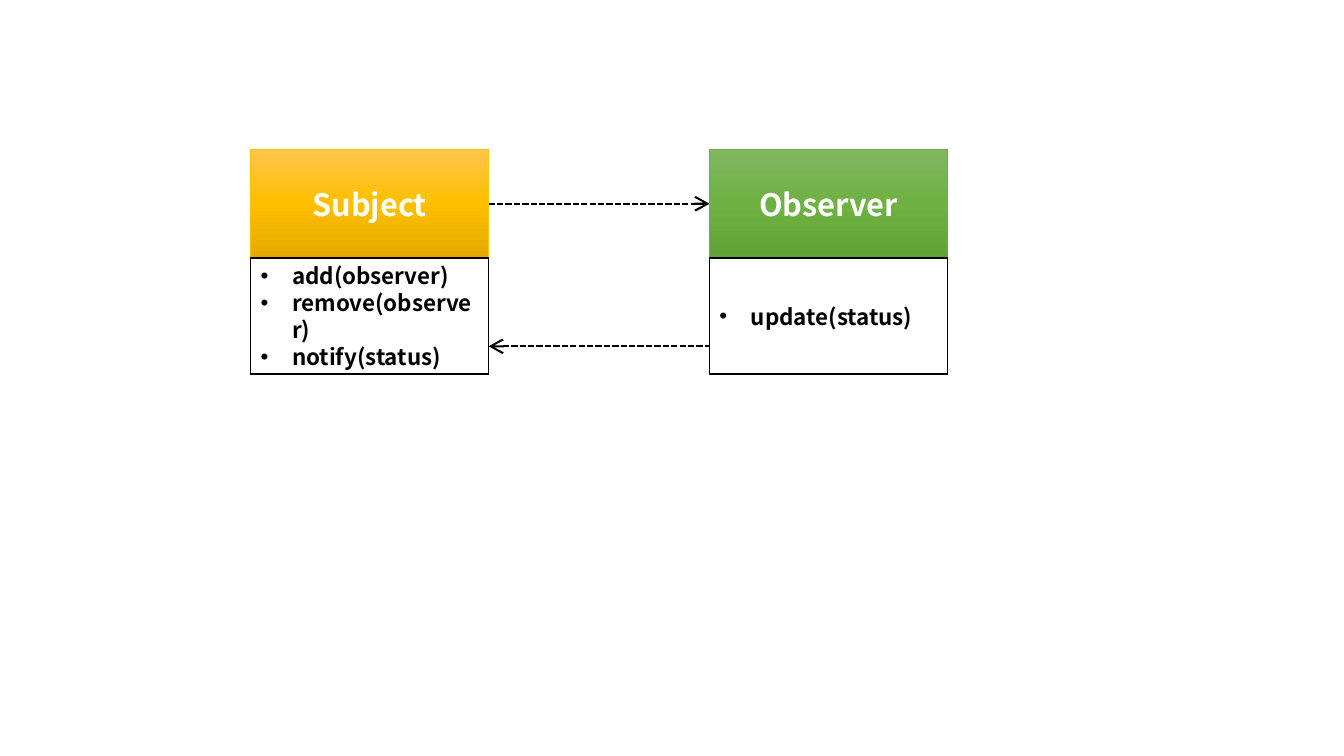
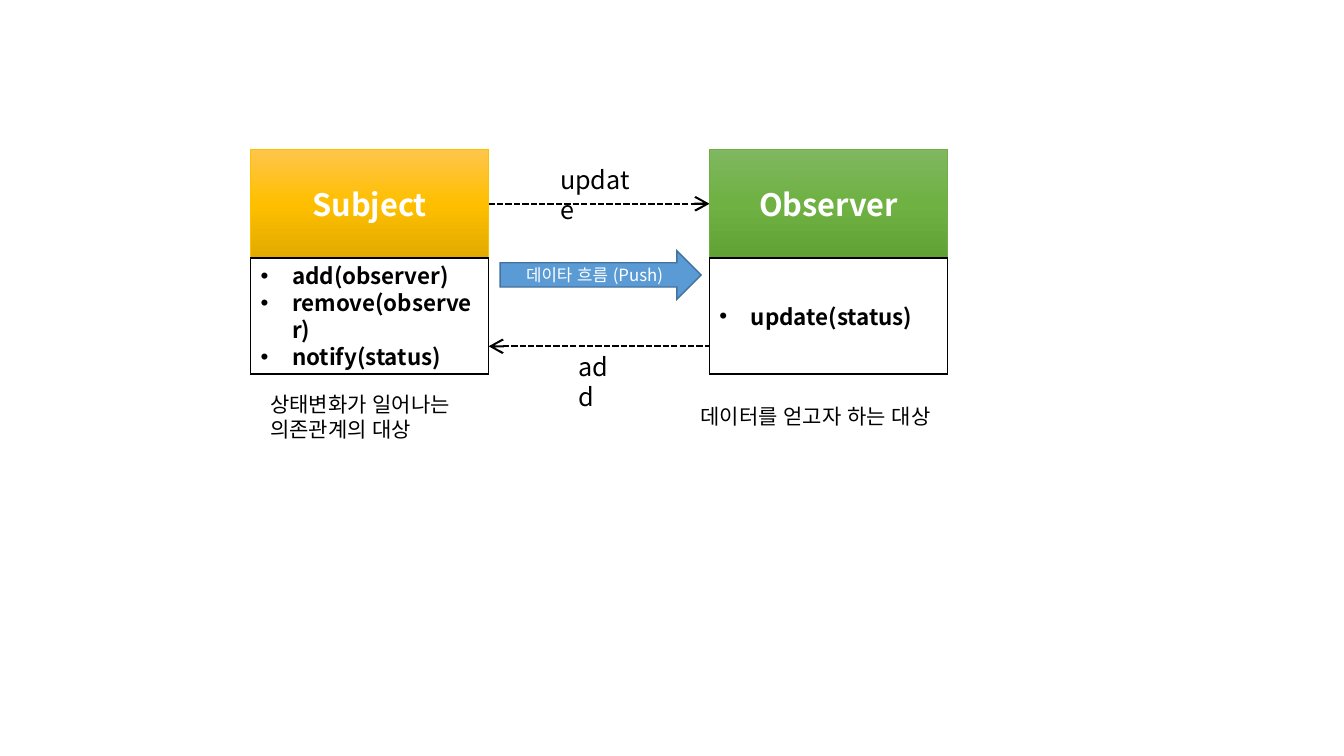
Before and after one commit to sculove/rxjs-book, a slide deck: slide 17 of docs/resources/resource.pptx. Drawn at 1344x756 pixels with LibreOffice and Linux fonts; fonts in the diff are those of the drawing. Boxes give left, top, right and bottom in pixels: in the first picture for what was removed or moved away, otherwise in the second. Text is boxed around its words. In the diff, an @@ line names an element or a change of style, - is before the commit and + after.

```diff
--- a/docs/resources/resource.pptx
+++ b/docs/resources/resource.pptx
@@ text added at [551, 159, 651, 200], 18 pt, text #000000 @@
+update
@@ right arrow added at [500, 251, 701, 299], fill #5B9BD5, outline #43739E 1 pt, 12 pt, text #FFFFFF @@
+데이타 흐름 (Push)
@@ text added at [569, 346, 633, 386], 18 pt, text #000000 @@
+add
@@ text added at [270, 394, 450, 439], 15 pt, text #000000 @@
+상태변화가 일어나는
+의존관계의 대상
@@ text added at [700, 406, 931, 426], 15 pt, text #000000 @@
+데이터를 얻고자 하는 대상
```
Also in this commit, not shown: 1 slide added, 3 other files.
